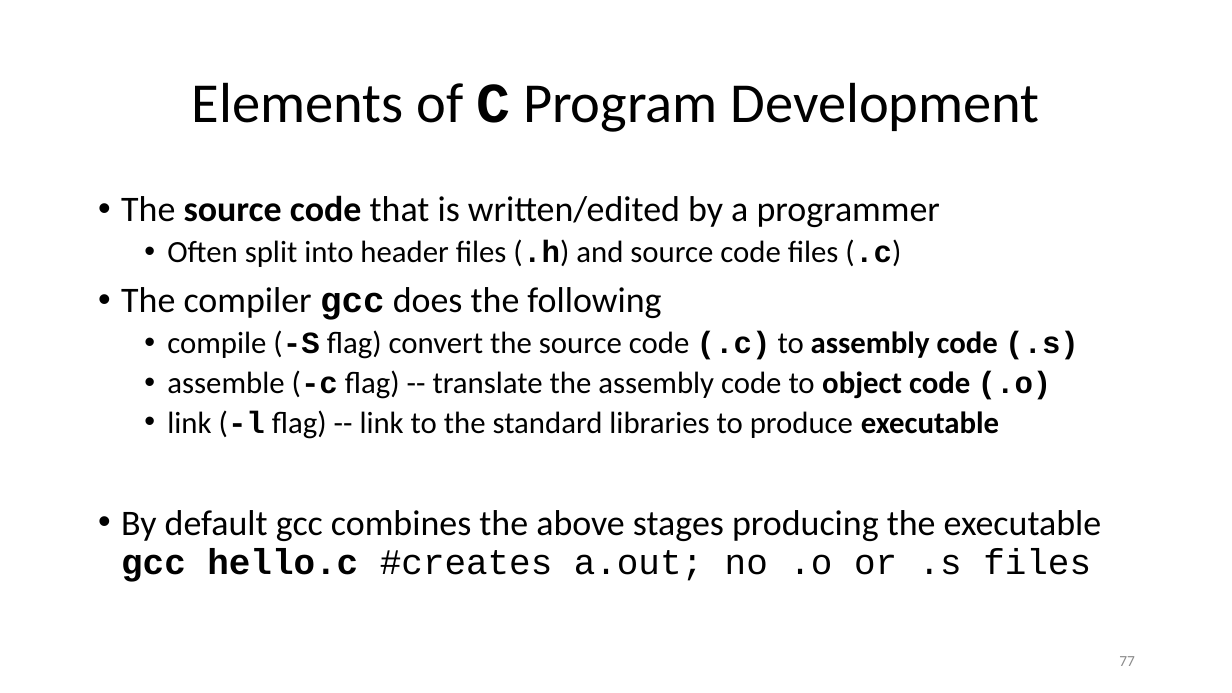
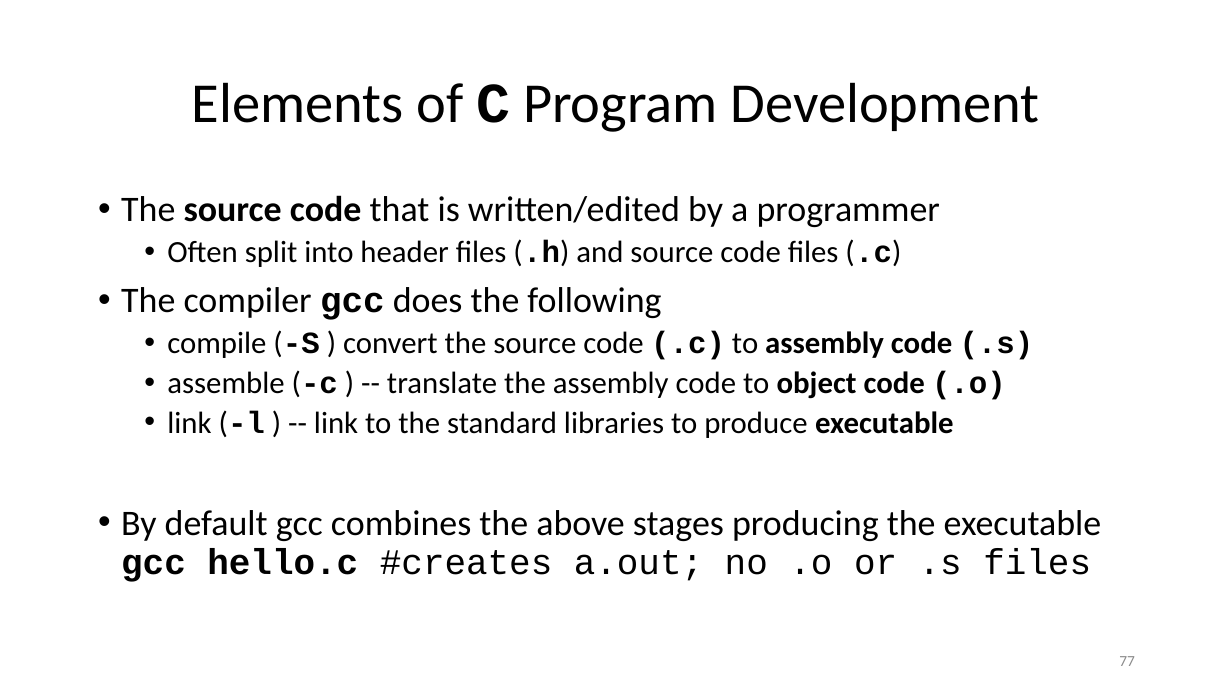
Before and after one commit to ketancmaheshwari/lisa19, a slide deck: slide 77 of lpt_LISA.pptx. Drawn at 1232x693 pixels with LibreOffice and Linux fonts; fonts in the diff are those of the drawing. Boxes give left, top, right and bottom in pixels: in the first picture for what was removed or moved away, otherwise in the second. Text is boxed around its words. In the diff, an @@ line names an element or a change of style, - is before the commit and + after.

```diff
--- a/lpt_LISA.pptx
+++ b/lpt_LISA.pptx
@@ text at (167, 330, 1034, 438): text changed @@
-  • compile (-S flag) convert the source code (.c) to assembly code (.s)
-  • assemble (-c flag) -- translate the assembly code to object code (.o)
-  • link (-l flag) -- link to the standard libraries to produce executable
+  • compile (-S ) convert the source code (.c) to assembly code (.s)
+  • assemble (-c ) -- translate the assembly code to object code (.o)
+  • link (-l ) -- link to the standard libraries to produce executable
```
Also in this commit, not shown: 19 other slides changed, 1 other file.
